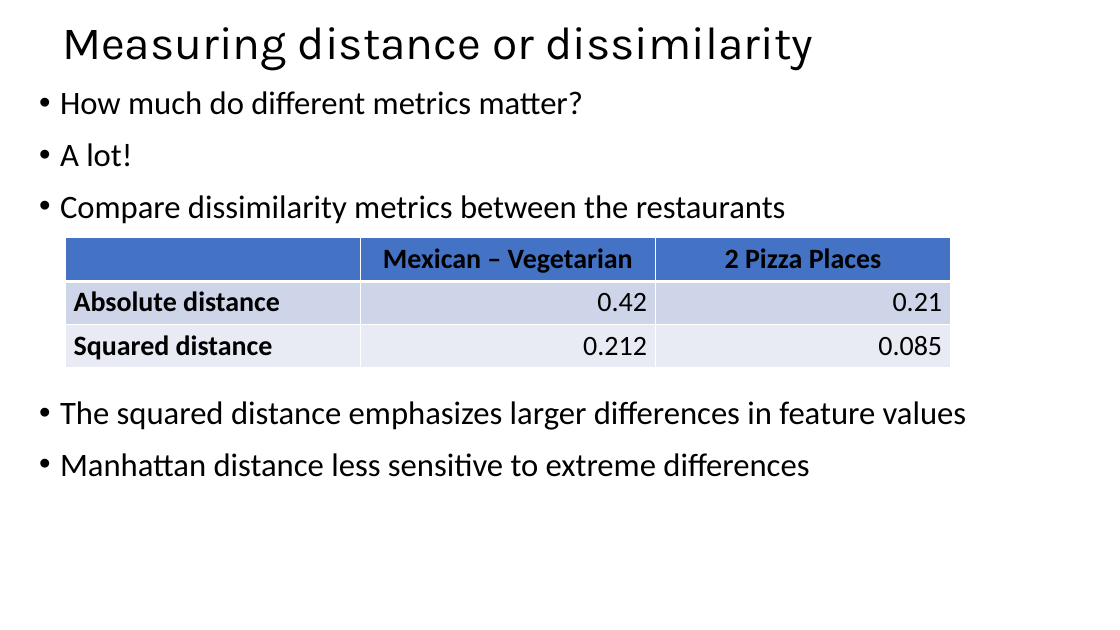
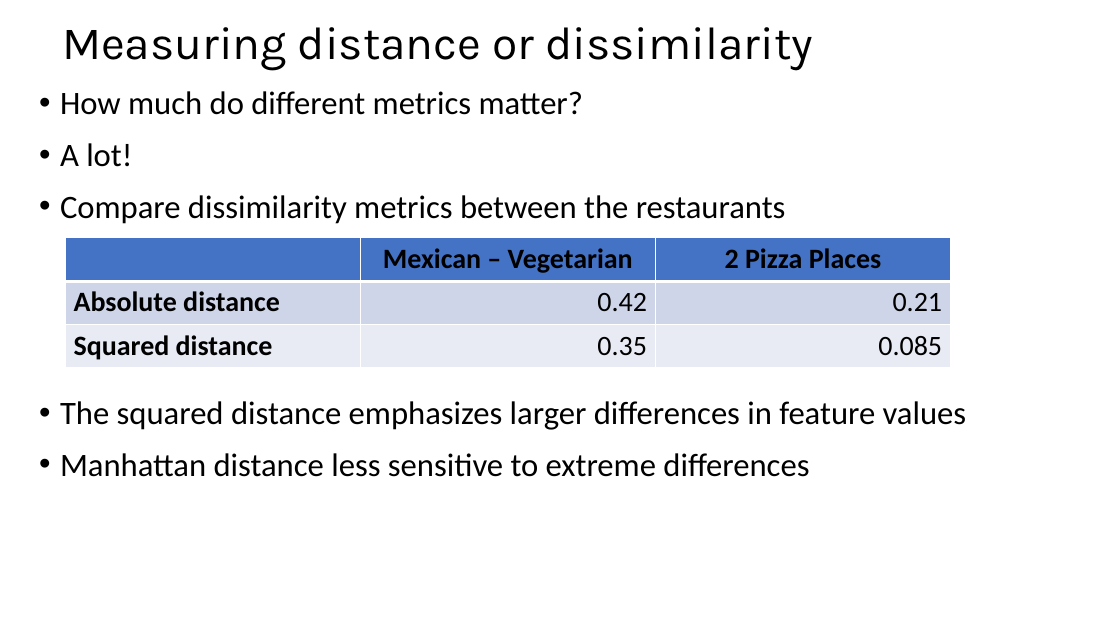
Before and after one commit to StephenElston/CSCI-E-108, a slide deck: slide 22 of slides/4_DistanceAndSimilarityMeasures_Part1.pptx (slide 21 before the commit). Drawn at 1120x630 pixels with LibreOffice and Linux fonts; fonts in the diff are those of the drawing. Boxes give left, top, right and bottom in pixels: in the first picture for what was removed or moved away, otherwise in the second. Text is boxed around its words. In the diff, an @@ line names an element or a change of style, - is before the commit and + after.

```diff
--- a/slides/4_DistanceAndSimilarityMeasures_Part1.pptx
+++ b/slides/4_DistanceAndSimilarityMeasures_Part1.pptx
@@ table at (x1=66, y1=238, x2=950, y2=368) @@
-row 3, column 2: 0.212
+row 3, column 2: 0.35
```
Also in this commit, not shown: 7 other slides changed, 7 slides added.
